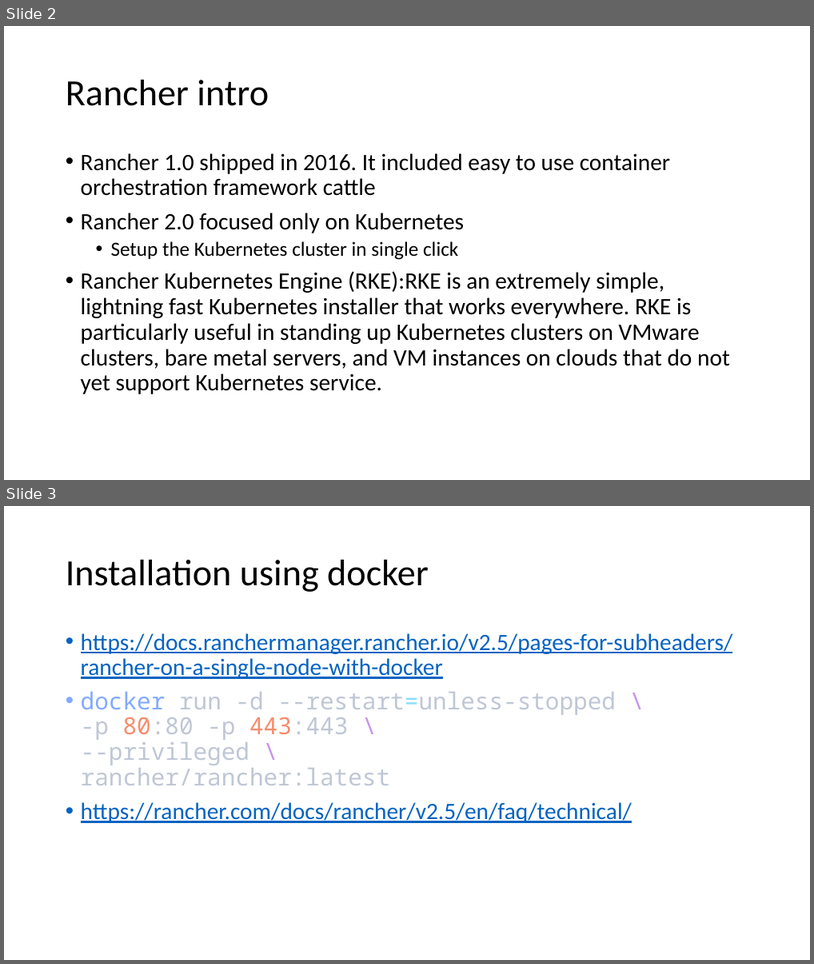
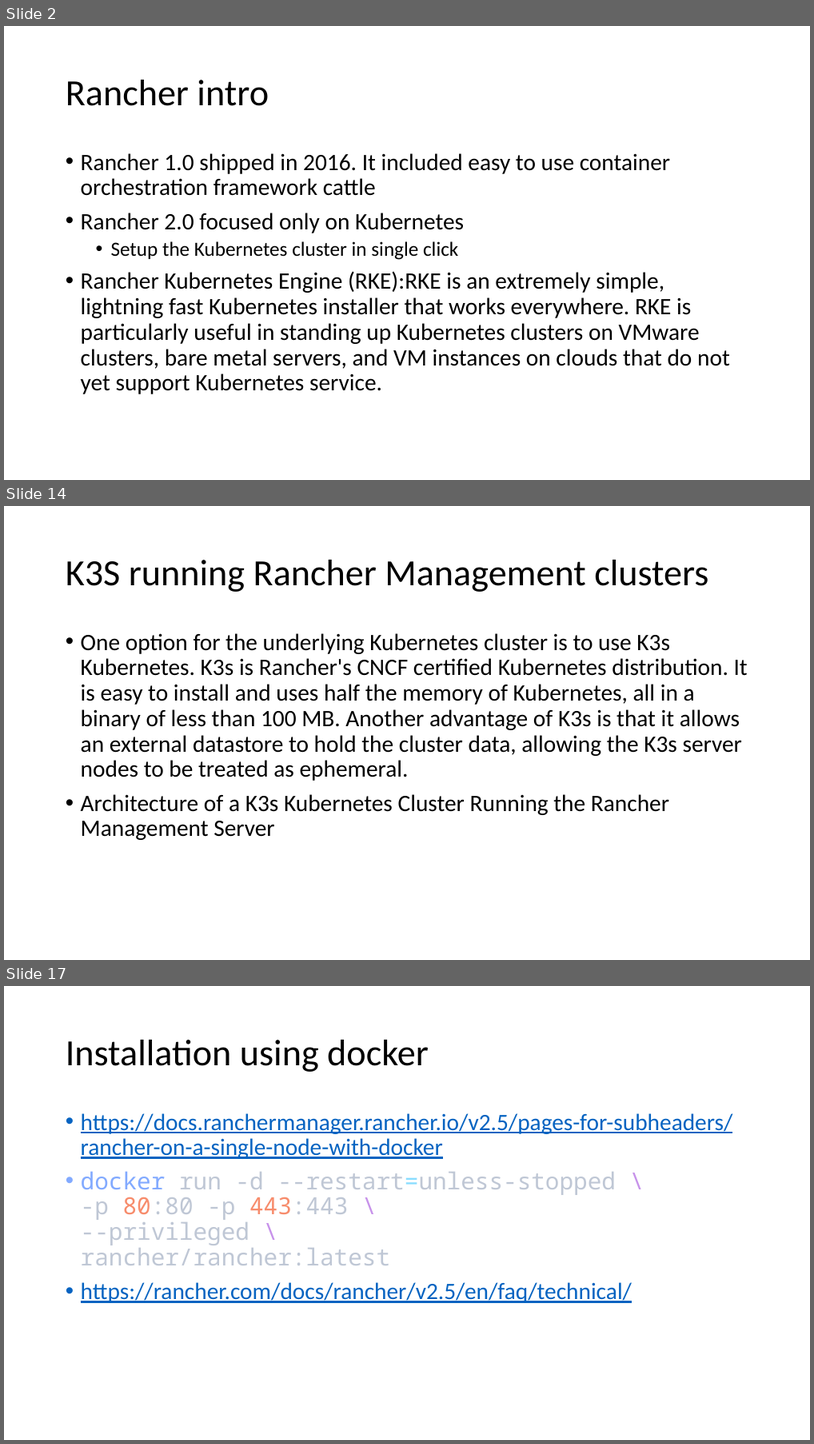
Before and after one commit to amitopenwriteup/my_proj, a slide deck: Rancher.pptx. Shown one above the other, each under a label of ours: slides 2 and 3 before the commit, slides 2, 14 and 17 after it; the slides between them are not shown. The pictures are 814x964 and 814x1444 pixels, drawn with LibreOffice and Linux fonts; fonts in the diff are those of the drawing. Boxes give left, top, right and bottom in pixels: in the first picture for what was removed or moved away, otherwise in the second. Text is boxed around its words. In the diff, an @@ line names an element or a change of style, - is before the commit and + after.

```diff
--- a/Rancher.pptx
+++ b/Rancher.pptx
@@ slide 14 added at bbox=[4, 506, 810, 960], background #FFFFFF @@
@@ title added at bbox=[66, 560, 709, 592], 44 pt, text #000000 @@
+K3S running Rancher Management clusters
@@ text added at bbox=[81, 633, 748, 840], 28 pt, text #000000 @@
+• One option for the underlying Kubernetes cluster is to use K3s Kubernetes. K3s is Rancher's CNCF certified Kubernetes distribution. It is easy to install and uses half the memory of Kubernetes, all in a binary of less than 100 MB. Another advantage of K3s is that it allows an external datastore to hold the cluster data, allowing the K3s server nodes to be treated as ephemeral.
+• Architecture of a K3s Kubernetes Cluster Running the Rancher Management Server
@@ what was slide 3 is now slide 17 @@
```
Also in this commit, not shown: 1 slide changed, 20 other slides added, 4 other files.
